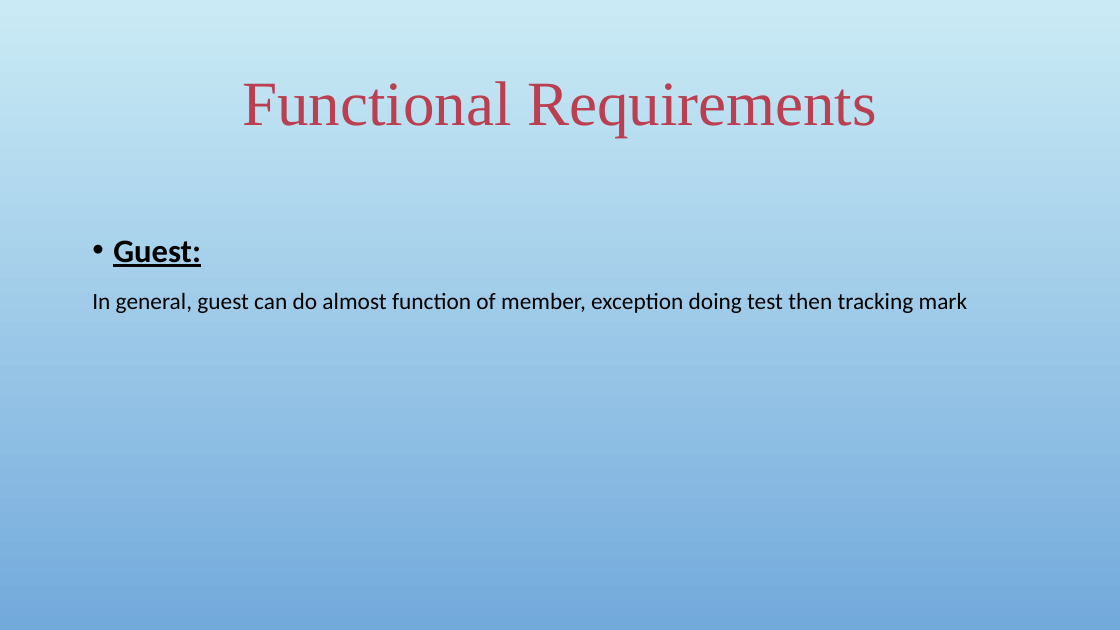
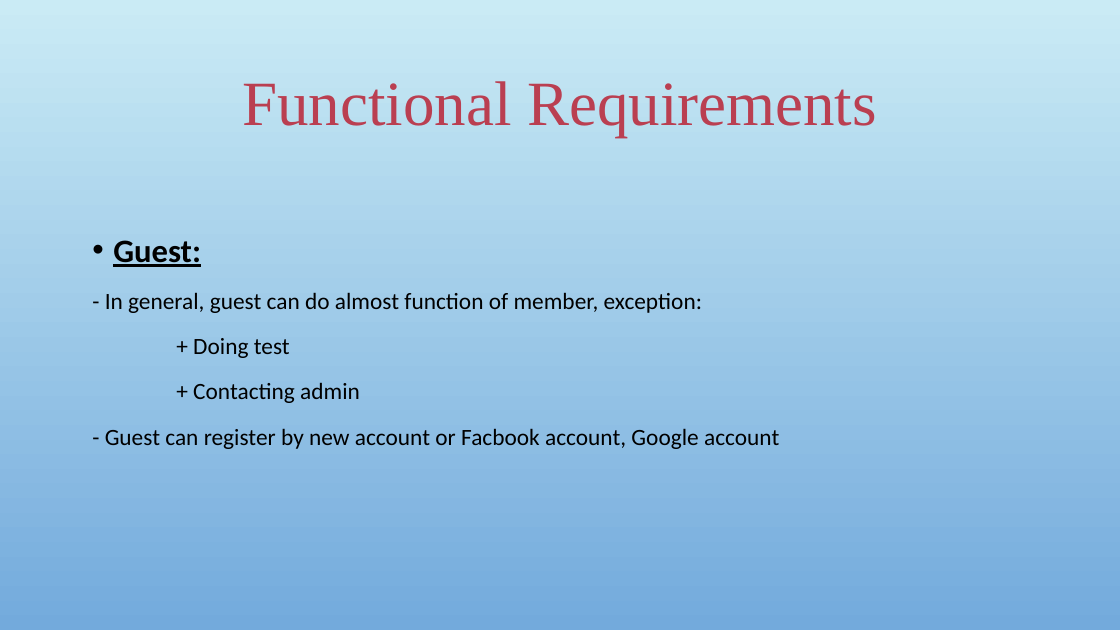
Before and after one commit to sangnvus/japanesedictionary, a slide deck: slide 11 of WIP/Documents/Report 1/UJD_VN_Examination_v1.0_EN/UJD_VN_ProjectOverview_v1.0.pptx. Drawn at 1120x630 pixels with LibreOffice and Linux fonts; fonts in the diff are those of the drawing; background and template pictures are left out. Boxes give left, top, right and bottom in pixels: in the first picture for what was removed or moved away, otherwise in the second. Text is boxed around its words. In the diff, an @@ line names an element or a change of style, - is before the commit and + after.

```diff
--- a/WIP/Documents/Report 1/UJD_VN_Examination_v1.0_EN/UJD_VN_ProjectOverview_v1.0.pptx
+++ b/WIP/Documents/Report 1/UJD_VN_Examination_v1.0_EN/UJD_VN_ProjectOverview_v1.0.pptx
@@ text at (x1=105, y1=292, x2=779, y2=449): text changed @@
-In general, guest can do almost function of member, exception doing test then tracking mark
+- In general, guest can do almost function of member, exception:
++ Doing test
++ Contacting admin
+- Guest can register by new account or Facbook account, Google account
```
Also in this commit, not shown: 7 other slides changed, 11 slides added, 1 slide removed.
